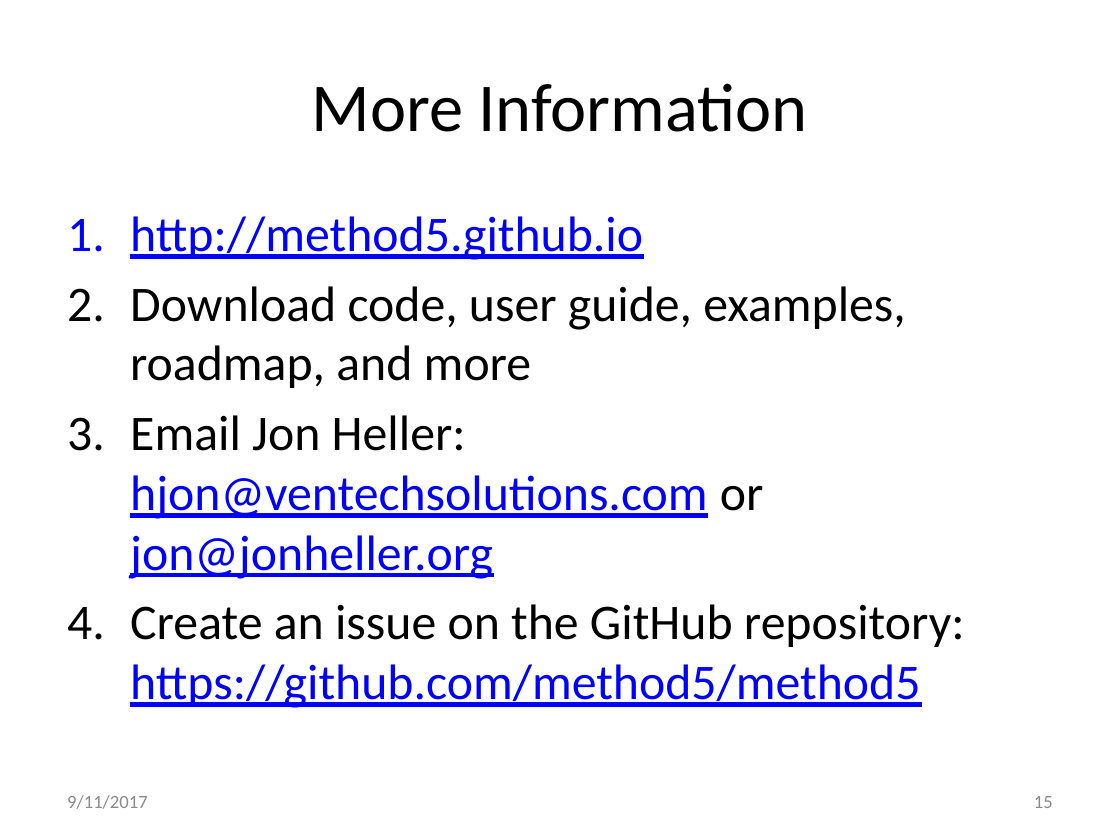
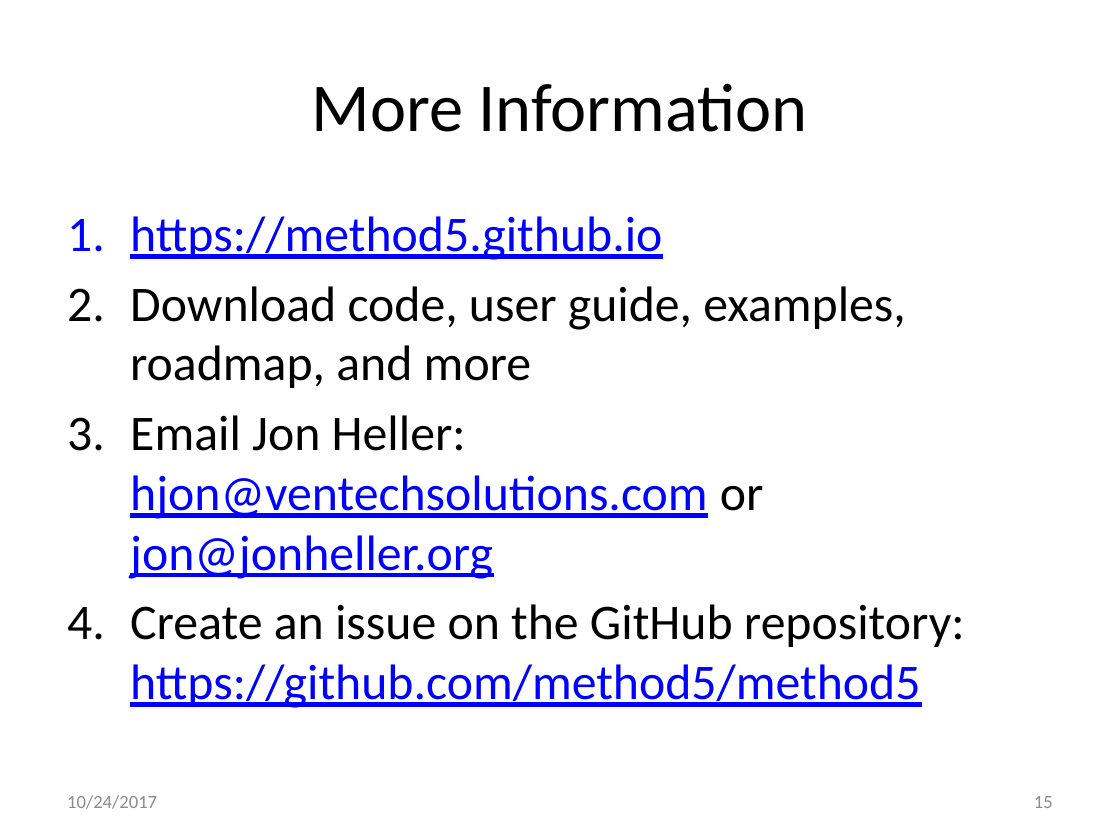
Before and after one commit to method5/method5.github.io, a slide deck: slide 15 of presentations/Method5.pptx. Drawn at 1120x840 pixels with LibreOffice and Linux fonts; fonts in the diff are those of the drawing; background and template pictures are left out. Boxes give left, top, right and bottom in pixels: in the first picture for what was removed or moved away, otherwise in the second. Text is boxed around its words. In the diff, an @@ line names an element or a change of style, - is before the commit and + after.

```diff
--- a/presentations/Method5.pptx
+++ b/presentations/Method5.pptx
@@ text at [130, 216, 662, 260]: text changed @@
-1. http://method5.github.io
+1. https://method5.github.io
@@ text at [67, 795, 157, 809]: text changed @@
-9/11/2017
+10/24/2017
```
Also in this commit, not shown: 15 other slides changed.
